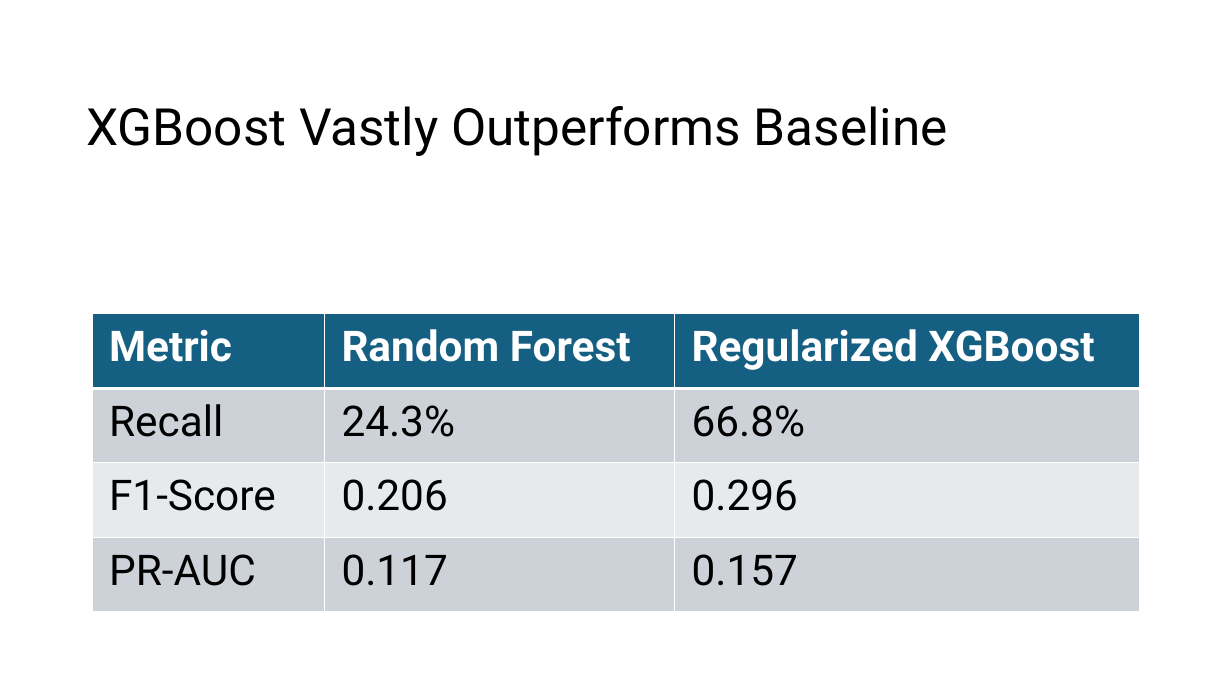
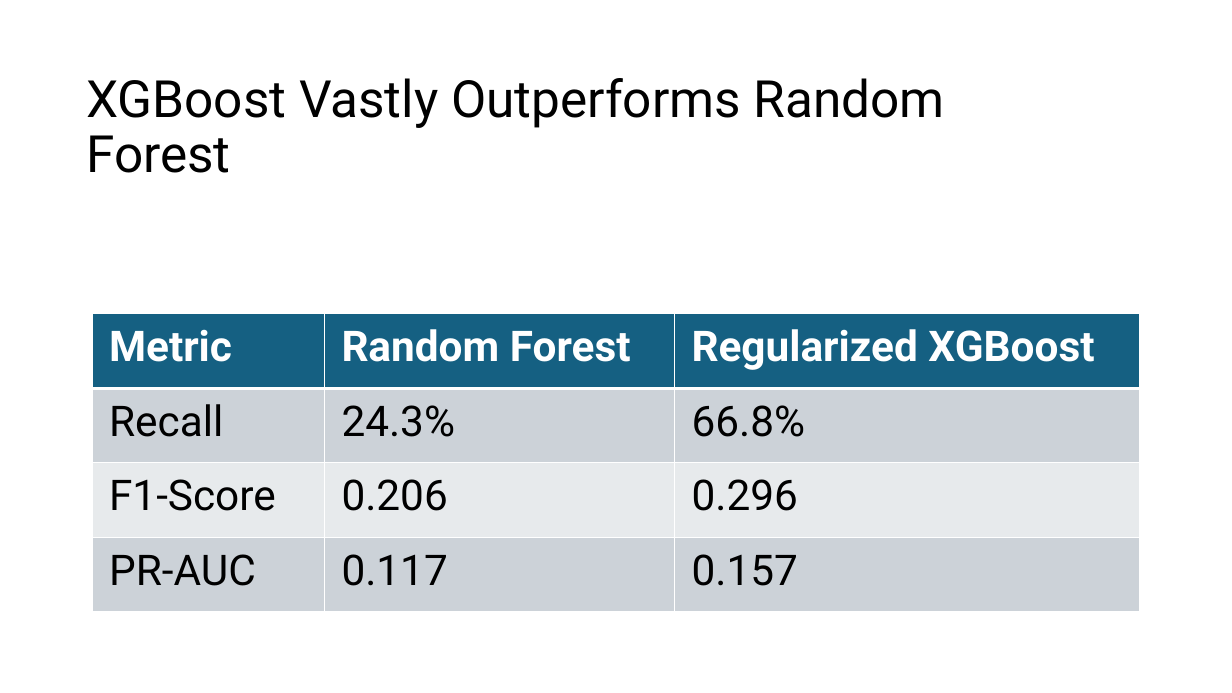
Before and after one commit to ThatTwoDude/STAT486_FinalProject, a slide deck: slide 7 of progress/ClassPresentation.pptx (slide 6 before the commit). Drawn at 1232x693 pixels with LibreOffice and Linux fonts; fonts in the diff are those of the drawing. Boxes give left, top, right and bottom in pixels: in the first picture for what was removed or moved away, otherwise in the second. Text is boxed around its words. In the diff, an @@ line names an element or a change of style, - is before the commit and + after.

```diff
--- a/progress/ClassPresentation.pptx
+++ b/progress/ClassPresentation.pptx
@@ title at box(86, 78, 945, 173): text changed @@
-XGBoost Vastly Outperforms Baseline
+XGBoost Vastly Outperforms Random Forest
```
Also in this commit, not shown: 1 other slide changed, 1 slide added.
